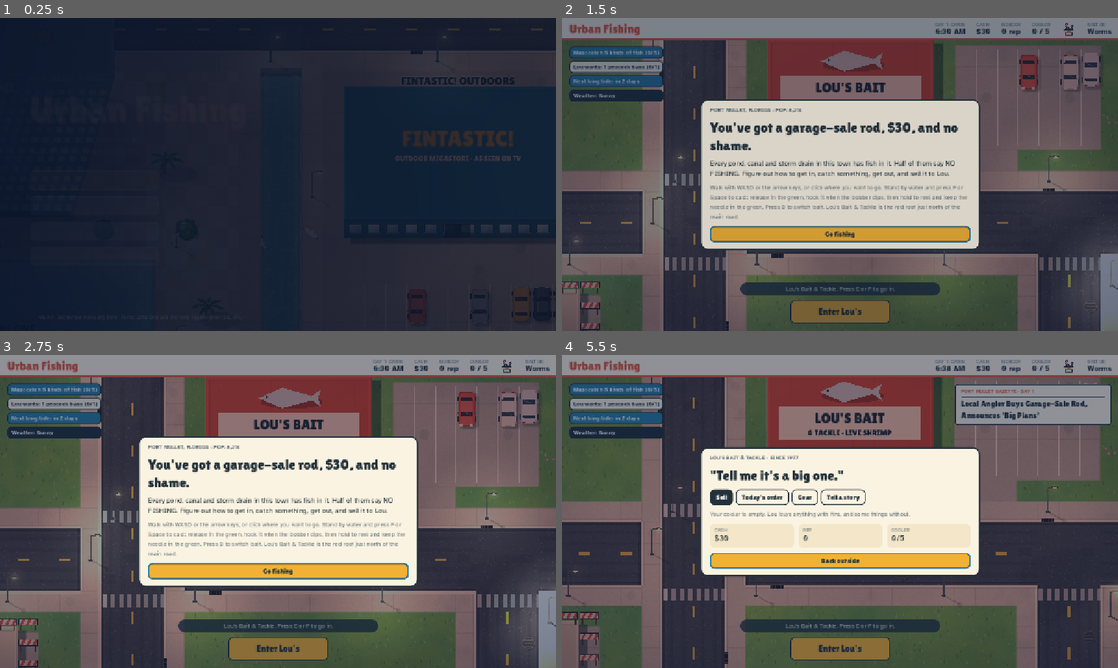
Above: before the commit, frames 1-4 (two rows, left to right).
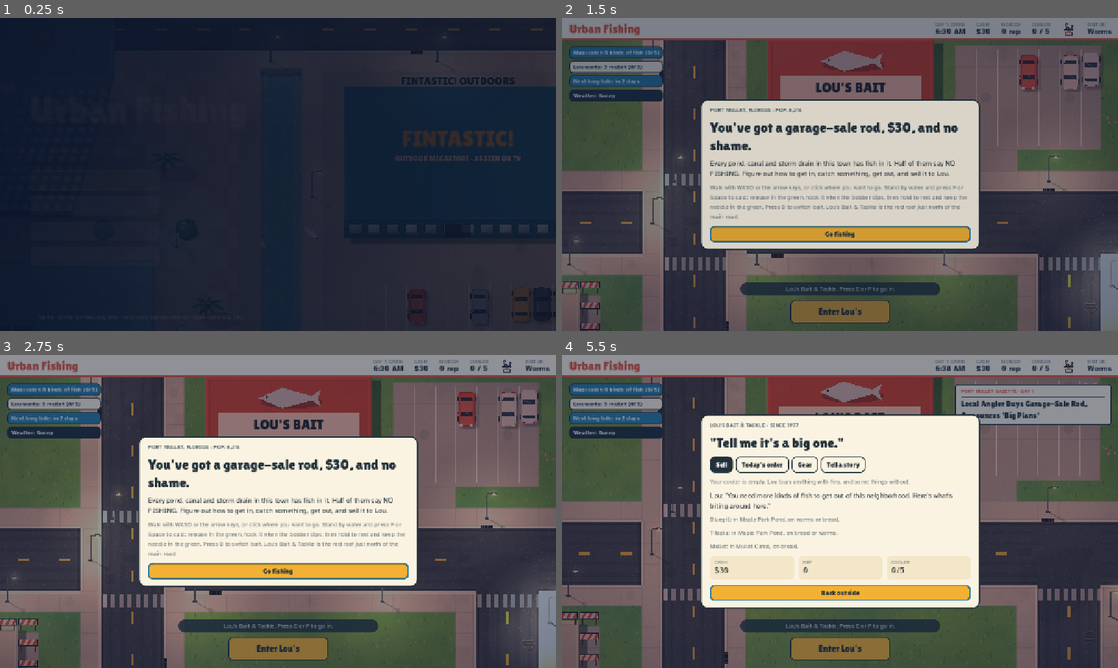
Above: after the commit, the same moments.

Repository: Paulrizzoli/urban-fishing
Game: Godot game, scene res://scenes/main.tscn
Same seed, same stepped clock (60 frames per second), same inputs: the game is played once before the commit and once after it.
Inputs (mouse positions are in pixels of both pictures, inside the frame that each line leads up to):
- Up to frame 1 (0.25 s): no input
- Up to frame 2 (1.5 s): click "New game" at 0.5 s; click "Enter Lou's" at 1.25 s
- Up to frame 3 (2.75 s): click "Enter Lou's" at 2 s
- Up to frame 4 (5.5 s): click "Go fishing" at 2.75 s; tap E at 3.5, 3.6, 5.3 s; move the mouse to (962, 495) at 3.52 s; hold Right 3.53-4.25 s; click (962, 495) at 3.67 s; tap Space at 3.77, 4.07 s; drag from (728, 527) to (812, 574) at 4.27 s; move the mouse to (895, 442) at 5.02 s; hold Right from 5.03 s (still down); tap F at 5.1 s; click (895, 442) at 5.17 s

The runs differ from the first frame. In frame 2, less than 0.1% of the frame differs, in the area x 7-19%, y 9-27%; in frame 3, less than 0.1%; in frame 4, 20%, in the area x 7-76%, y 9-82%.

Commit message:
Get out of the starter area: manholes, golf course open, easy first orders, Lou's note on day 7 (v0.9.8)
Co-Authored-By: Claude Opus 5.5 <noreply@anthropic.com>
Claude-Session: https://claude.ai/code/session_01RiRsECttNznLJey7u5yuFC

Diff:
--- a/godot/data/spots.json
+++ b/godot/data/spots.json
@@ -31,7 +31,7 @@
     ],
     "pp": 4,
     "pull": 0.5,
-    "r": 18
+    "r": 26
    },
    {
     "n": "Channel Catfish",
--- a/godot/project.godot
+++ b/godot/project.godot
@@ -5,7 +5,7 @@
 
 config/name="Urban Fishing"
 config/description="A Florida fishing-and-sneaking game set in Port Mullet."
-config/version="0.9.7"
+config/version="0.9.8"
 run/main_scene="res://scenes/main.tscn"
 config/features=PackedStringArray("4.4", "GL Compatibility")
 
--- a/godot/scripts/fishing.gd
+++ b/godot/scripts/fishing.gd
@@ -47,6 +47,12 @@
 var holding := false
 var pull := 0              # -1 / 0 / 1 from the arrow keys
 var turn := 0
+# manholes: every cover drawn in the street can be pried up and fished with Lou's pry bar
+var manholes: Array = []   # tile centres, worked out once from the street tiles
+var manhole := -1          # the manhole being fished, or -1
+var bite_at := 0.0
+var hold_t := 0.0
+const MANHOLE_TRIES := 3
 
 func _ready() -> void:
 	for y in Town.MH:
@@ -59,6 +65,50 @@
 			if Town.floodable[i]:
 				if not regtiles.has(7): regtiles[7] = []
 				regtiles[7].append(Vector2i(x, y))
+			if is_manhole_tile(x, y): manholes.append(Vector2(x + 0.5, y + 0.5))
+
+## The same test the street art uses to draw a manhole cover, so every cover you can see is one you can fish.
+static func is_manhole_tile(x: int, y: int) -> bool:
+	if Town.tile[Town.idx(x, y)] != Town.T.ROAD or Town.in_bridge(x, y): return false
+	var h := Town.hash2(x, y)
+	return h > 0.4 and h < 0.406
+
+## The manhole the player is standing at, or -1.
+func manhole_near() -> int:
+	if player.in_boat(): return -1
+	for i in manholes.size():
+		var m: Vector2 = manholes[i]
+		if m.distance_to(player.position) < 1.25 and Unlocks.open_p(m): return i
+	return -1
+
+func start_manhole(i: int) -> void:
+	if not Game.S.gear.has("prybar"): emit_signal("message", "The cover's too heavy to lift by hand. Lou sells a pry bar for $15."); return
+	if Game.S.cooler.size() >= Game.S.cooler_cap: emit_signal("message", "Cooler's full. Sell at Lou's first."); return
+	var mh: Dictionary = Game.S.get("mh", {})
+	var r: Dictionary = mh.get(str(i), {})
+	if not r.is_empty() and int(r.day) == int(Game.S.day) and int(r.n) >= MANHOLE_TRIES:
+		emit_signal("message", "Nothing else down this one today. Try another manhole."); return
+	player.path.clear()
+	manhole = i; bob = manholes[i]; spot = 8; state = "wait"; t = 0.0; wait_t = 0.0; quiet = true; target = null; blind = false; twitch = 0.0; hold_t = 0.0
+	bite_at = randf_range(2.5, 7.0); splash = 0.35; splash_big = false
+	player.face = (bob - player.position).angle()
+	Game.S.visited["8"] = 1
+	Sound.play("cast"); Sound.play_later("plop", 0.3, -4.0)
+	emit_signal("message", "You pry up the cover and drop a line into the dark.")
+
+func _manhole_wait(dt: float) -> void:
+	t += dt; twitch -= dt
+	if holding:
+		hold_t += dt
+		if hold_t > 0.5: state = "idle"; holding = false; emit_signal("message", "You pull your line back up."); return
+	else: hold_t = 0.0
+	if t >= bite_at - (1.5 if twitch > 0 else 0.0):
+		var f = pick_fish(8, func(_x): return true)
+		if f == null: return
+		fish = f; fw = fish_weight(f); blind = true; state = "nibble"; t = 0.0; nib = randf_range(0.3, 1.0); Sound.play("nibble")
+		if not Game.S.has("mh") or not (Game.S.mh is Dictionary): Game.S.mh = {}
+		var r: Dictionary = Game.S.mh.get(str(manhole), {})
+		Game.S.mh[str(manhole)] = { "day": Game.S.day, "n": (int(r.n) if not r.is_empty() and int(r.day) == int(Game.S.day) else 0) + 1 }
 
 func flooded_at(x: int, y: int) -> bool: return Town.inb(x, y) and Town.floodable[Town.idx(x, y)] and Game.flooded()
 func is_water(p: Vector2) -> bool:
@@ -235,13 +285,14 @@
 	target = null
 
 func cancel() -> void:
-	drop_target(0); state = "idle"; holding = false; fish = null
+	drop_target(0); state = "idle"; holding = false; fish = null; manhole = -1
 
 func action_down() -> void:
 	match state:
 		"power": release_cast()
 		"wait":
 			twitch = 1.4; holding = true
+			if manhole >= 0: splash = 0.25; splash_big = false; return
 			var a: float = (player.position - bob).angle()
 			var n: Vector2 = bob + Vector2.from_angle(a) * 0.3
 			if is_water(n): bob = n
@@ -257,6 +308,7 @@
 			shore = player.position + Vector2.from_angle(a) * 0.9
 			perp = Vector2(-sin(a), cos(a))
 			if perp.x < -0.2 or (absf(perp.x) <= 0.2 and perp.y < 0): perp = -perp
+			if manhole >= 0: shore = bob0; perp = Vector2.ZERO
 			if target != null: target.hooked = true
 		"reel": holding = true
 
@@ -280,6 +332,7 @@
 			if tgt != null and (tgt.get("gone", false) or tgt.get("leaving", false) or tgt.get("hooked", false)): tgt = null
 			green = clampf((tgt.pos.distance_to(player.position) - MINR) / (MAXR - MINR), 0, 1) if tgt != null else 0.55
 			player.face = aim
+		"wait" when manhole >= 0: _manhole_wait(dt)
 		"wait":
 			t += dt; wait_t += dt; twitch -= dt
 			if holding:
@@ -342,7 +395,7 @@
 			elif progress <= 0:
 				state = "idle"; holding = false; drop_target(20); emit_signal("message", "It got away."); Sound.play("splash")
 			elif progress >= 1: _land()
-	if state == "idle": bob = null
+	if state == "idle": bob = null; manhole = -1
 	queue_redraw()
 
 func _land() -> void:
@@ -360,6 +413,18 @@
 		"mutant": f.get("mutant", false), "pull": f.pull })
 
 # ---------- drawing ----------
+## The manhole you're fishing: a black hole in the street with the cover slid off to one side.
+func _draw_open_manhole(ci: CanvasItem, m: Vector2) -> void:
+	ci.draw_circle(m + Vector2(0.03, 0.04), 0.33, Color(0, 0, 0, 0.3))
+	ci.draw_circle(m, 0.3, Color("#0b0c0d"))
+	ci.draw_arc(m, 0.3, 0, TAU, 24, Color("#3a3d41"), 0.05)
+	var c := m + Vector2(0.55, 0.32)
+	ci.draw_circle(c + Vector2(0.03, 0.04), 0.3, Color(0, 0, 0, 0.25))
+	ci.draw_circle(c, 0.3, Color("#5a5c5e"))
+	ci.draw_circle(c, 0.25, Color("#3e4042"))
+	for k in range(-2, 3): ci.draw_rect(Rect2(c.x - 0.2, c.y + k * 0.08 - 0.015, 0.4, 0.03), Color(0.55, 0.55, 0.56, 0.5))
+	ci.draw_arc(c, 0.3, PI * 1.1, PI * 1.6, 8, Color(1, 1, 1, 0.15), 0.03)
+
 func _draw() -> void:
 	var dk := Game.darkness()
 	var cam_rect := get_viewport().get_canvas_transform().affine_inverse() * get_viewport_rect()
@@ -398,6 +463,7 @@
 		ci.draw_circle(l, 0.07, Color("#8fd19e") if ok else Color.WHITE)
 		return
 	if state == "idle" or bob == null: return
+	if manhole >= 0: _draw_open_manhole(ci, manholes[manhole])
 	var b: Vector2 = bob
 	var dip := 0.0
 	if state == "wait": dip = sin(now * 3) * 0.04
--- a/godot/scripts/game.gd
+++ b/godot/scripts/game.gd
@@ -59,7 +59,7 @@
 	return { "day": 1, "min": 6 * 60 + 30.0, "cash": 30, "rep": 0, "x": 48.5, "y": 33.2, "face": PI / 2, "gear": {}, "cooler_cap": 5,
 		"cooler": [], "journal": {}, "bait": "worms", "started": false, "news": [],
 		"boat": false, "boat_kind": "kayak", "parked": {}, "offenses": {}, "order": {}, "park_day": 0, "swept_day": 0, "story": {}, "story_day": 0, "story_told": false,
-		"tips_heard": 0, "rosa": 0, "visited": {}, "busts": 0, "unlock": 1, "parts": {}, "lures": {}, "picked": {} }.merged(Story.fresh_state())
+		"tips_heard": 0, "rosa": 0, "visited": {}, "busts": 0, "unlock": 1, "parts": {}, "lures": {}, "picked": {}, "mh": {} }.merged(Story.fresh_state())
 
 func save_path(n := slot) -> String: return SLOT_PATHS[clampi(n, 1, SLOTS) - 1]
 
@@ -186,7 +186,22 @@
 		var need: String = o.get("need", "")
 		if (need == "" or (need == "downtown" and S.visited.has("dt")) or S.gear.has(need)) and order_possible(o): pool.append(i)
 	if pool.is_empty(): pool = [0]
+	# until the first part of town opens, Lou only asks for things you can catch with what you start with
+	if Unlocks.step() == 1:
+		var easy := pool.filter(func(i): return order_easy(orders[i]))
+		if not easy.is_empty(): pool = easy
 	S.order = { "day": S.day, "i": pool.pick_random(), "done": false }
+## True if a common fish in the open part of town fills the order in daylight, on worms or bread.
+func order_easy(o: Dictionary) -> bool:
+	for sid in spots:
+		if not Unlocks.spot_open(sid) or (sid == 8 and not S.gear.has("prybar")) or sid in Unlocks.GUARDED: continue
+		for f in spots[sid].fish:
+			if f.get("legend", false) or f.get("release", false) or float(f.r) < 10: continue
+			if f.has("t") and not ("day" in f.t): continue
+			var pref: Variant = baitpref.get(f.n)
+			if pref != null and not ("worms" in pref or "bread" in pref): continue
+			if order_match(o, { "n": f.n, "junk": f.get("junk", false), "w": float(f.w[1]) * 0.8, "spot": sid }): return true
+	return false
 ## True if some fish in the open part of town could fill the order.
 func order_possible(o: Dictionary) -> bool:
 	for sid in spots:
--- a/godot/scripts/hud.gd
+++ b/godot/scripts/hud.gd
@@ -221,10 +221,11 @@
 	var col := SUN
 	match st:
 		"idle":
-			label = { "fish": "Cast", "shop": "Enter Lou's", "home": "Go inside", "marina": "Enter the marina", "oldtimer": "Talk to the old-timer", "rosa": "Talk to Rosa", "bus": "Ride the bus", "part": "Pick it up" }.get(near, "")
+			label = { "fish": "Cast", "shop": "Enter Lou's", "home": "Go inside", "marina": "Enter the marina", "oldtimer": "Talk to the old-timer", "rosa": "Talk to Rosa", "bus": "Ride the bus", "part": "Pick it up",
+				"manhole": "Fish the manhole" if S.gear.has("prybar") else "Lift the cover" }.get(near, "")
 			if near in ["oldtimer", "rosa", "marina", "bus", "part"]: col = TEAL
 		"power": label = "Release!"
-		"wait": label = "Retrieving…" if fishing.holding else "Twitch the lure"; col = PAPER
+		"wait": label = ("Pulling up…" if fishing.holding else "Jig the line") if fishing.manhole >= 0 else "Retrieving…" if fishing.holding else "Twitch the lure"; col = PAPER
 		"nibble": label = "Wait for it…"; col = PAPER
 		"bite": label = "HOOK IT!"; col = CORAL
 		"reel": label = "Reeling…" if fishing.holding else "Hold to reel"; col = CORAL if fishing.holding else SUN
@@ -240,9 +241,10 @@
 	else:
 		var m := ""
 		match st:
-			"idle": m = { "fish": "Cooler's full. Sell at Lou's." if  …(394 unchanged characters)… y on the ground. Press E to pick it up." }.get(near, "")
+			"idle": m = { "fish": "Cooler's full. Sell at Lou's." if  …(394 unchanged characters)… y on the ground. Press E to pick it up.",
+				"manhole": ("Cooler's full. Sell at Lou's." if S.cooler.size() >= S.cooler_cap else "A manhole. Press F to drop a line down it.") if S.gear.has("prybar") else "A manhole. The cover's too heavy. Lou sells a pry bar." }.get(near, "")
 			"power": m = "Release in the green to land right on the fish. ◀ ▶ or click the water to aim." if fishing.tgt != null else "No fish in line. ◀ ▶ to aim at a shadow, or click the water."
-			"wait": m = "Something's coming over…" if fishing.target != null else "Tap to twitch the lure. Hold to reel it back in."
+			"wait": m = "Tap to jig the line. Hold to pull it back up." if fishing.manhole >= 0 else "Something's coming over…" if fishing.target != null else "Tap to twitch the lure. Hold to reel it back in."
 			"nibble": m = "It's nibbling… wait for the big dip."
 			"bite": m = "NOW!"
 			"reel": m = "Hold to reel. Keep the needle in the green. Pull ◀ ▶ against the fish."
--- a/godot/scripts/main.gd
+++ b/godot/scripts/main.gd
@@ -62,7 +62,7 @@
 		if a.begins_with("--shot="): test_shot = a.substr(7)
 		if a.begins_with("--boat="): Game.S.boat = true; Game.S.boat_kind = a.substr(7); Game.S.gear.kayak = 1; Game.S.gear.skiff = 1
 		if a.begins_with("--day="): Game.S.day = int(a.substr(6)); Game.S.min += (Game.S.day - 1) * 1440.0
-		if a.begins_with("--story="): Game.S.saga.ch = int(a.substr(8)) - 1; Game.S.saga.done = int(a.substr(8)) > 1; Game.S.day = maxi(int(Game.S.day), 3)
+		if a.begins_with("--story="): Game.S.saga.ch = int(a.substr(8)) - 1; Game.S.saga.done = int(a.substr(8)) > 1; Game.S.day = maxi(int(Game.S.day), Story.NOTE_DAY)
 		if a == "--gear=all":
 			for g in Game.gear: Game.S.gear[g.id] = 1
 			Game.S.cooler_cap = 30; Game.S.cash = 2000
@@ -193,6 +193,7 @@
 	guards.busted.connect(_busted)
 	Game.new_day.connect(_on_new_day)
 	if Game.cur_order() == null: Game.new_order()
+	elif Unlocks.step() == 1 and not Game.S.order.done and not Game.order_easy(Game.cur_order()): Game.new_order()
 	var line := Drawer.make(fishing.draw_line_layer, 0, true)
 	line.z_index = 5
 	world.add_child(line)
@@ -381,6 +382,7 @@
 		elif player.position.distance_to(ROSA) < 1.6: near = "rosa"
 		elif Crafting.near(player.position) >= 0: near = "part"
 		elif Story.bus_near(player.position) >= 0: near = "bus"
+		elif fishing.manhole_near() >= 0: near = "manhole"
 		elif fishing.near_water(): near = "fish"
 	hud.boat_text = ""
 	if fishing.state == "idle":
@@ -611,6 +613,7 @@
 			var pi := Crafting.near(player.position)
 			if pi >= 0: Sound.play("ui_click"); hud.flash(Crafting.pick(pi))
 		elif near == "bus": open_bus(Story.bus_near(player.position))
+		elif near == "manhole": fishing.start_manhole(fishing.manhole_near())
 		elif near == "fish": fishing.start_cast()
 		return
 	fishing.action_down()
@@ -716,6 +719,11 @@
 							func(ci, r): ItemIcons.draw_catch(ci, cc, r)])
 				parts.append(["row", [["Sell everything for " + Game.money(total), _sell_all, true, "go"]]])
 			last_sale = 0
+			if Unlocks.step() == 1 and Story.species_got() < Unlocks.SPECIES_2:
+				var tips := Unlocks.lou_tips(3)
+				if not tips.is_empty():
+					parts.append(["p", "Lou: \"You need more kinds of fish to get out of this neighborhood. Here's what's biting around here.\""])
+					for tp in tips: parts.append(["sub", tp])
 		"order":
 			var o = Game.cur_order()
 			if o == null: parts.append(["sub", "No order today."])
@@ -724,6 +732,8 @@
 				var have := Game.order_matches().size()
 				parts.append(["quote", "\"%s\"" % o.t])
 				parts.append(["p", "Pays %s and +3 rep, today only. You have %d of %d in your cooler." % [Game.money(o.pay), mini(have, int(o.count)), int(o.count)]])
+				var tip := Unlocks.order_tip(o)
+				if tip != "" and o.match.get("spot", 0) != 8: parts.append(["sub", "Lou's tip: " + tip])
 				parts.append(["row", [["Hand it over" if have >= o.count else "Not enough yet", _fill_order, have >= o.count, "go"]]])
 		"gear":
 			parts.append(_kit_part())
--- a/godot/scripts/story.gd
+++ b/godot/scripts/story.gd
@@ -4,6 +4,8 @@
 ## the Mullet Bay Slam tournament, and the Port Mullet Gazette. All state lives in Game.S.
 
 const DEBT := 5000
+## The day Chad Brickell turns up at Lou's with the note and the story starts.
+const NOTE_DAY := 7
 
 const SAGA := [
 	{},
@@ -92,7 +94,7 @@
 		return "Story: " + c.goal
 	var a := act2_cur()
 	if not a.is_empty(): return "Story: head back to Lou's" if Game.S.act2.done else "Act II: " + a.goal
-	if Game.S.started and int(S.ch) == 0 and int(Game.S.day) >= 3: return "Lou called. Stop by the shop"
+	if Game.S.started and int(S.ch) == 0 and int(Game.S.day) >= NOTE_DAY: return "Lou called. Stop by the shop"
 	if Game.S.saga.finished and int(Game.S.act2.ch) == 0 and int(Game.S.day) > int(Game.S.saga.fin_day): return "Lou wants you to see something on TV"
 	return ""
 
@@ -156,7 +158,7 @@
 	var S: Dictionary = Game.S.saga
 	if not Game.S.started or S.finished: return []
 	if int(S.ch) == 0:
-		if int(Game.S.day) < 3: return []
+		if int(Game.S.day) < NOTE_DAY: return []
 		S.ch = 1; S.done = false; S.paid_ch = 0; Game.save_game()
 		return _saga_card(0, 1)
 	if not S.done or saga_cur().is_empty(): return []
@@ -241,7 +243,7 @@
 		else: out.append(["sub", "Lou keeps glancing at the TV over the counter. Come back tomorrow."])
 		return out
 	if c.is_empty():
-		return [["sub", "Lou seems worried about something. Come back in a bit." if int(Game.S.day) >= 3 else "Lou's counting the till and humming. Business as usual."]]
+		return [["sub", "Lou seems worried about something. Come back in a bit." if int(Game.S.day) >= NOTE_DAY else "Lou's counting the till and humming. Business as usual."]]
 	var can := mini(int(Game.S.cash), int(S.left))
 	var out := [["goal", "Chapter %d: %s" % [int(S.ch), c.t], "Done!" if S.done else "In progress", float(paid) / DEBT, goal_text().trim_prefix("Story: ")],
 		["kv", [["Owed to Chad", Game.money(S.left)], ["Paid back", Game.money(paid)], ["Your cash", Game.money(Game.S.cash)]]]]
--- a/godot/scripts/unlocks.gd
+++ b/godot/scripts/unlocks.gd
@@ -1,11 +1,11 @@
 class_name Unlocks
 ## The town opens up in four steps, so a new player isn't dropped into the whole map at once.
-##   1. Home waters: home, Lou's, Maple Park Pond and Mullet Canal (everything north of the
-##      canal road), but not the golf course or the koi plaza.
+##   1. Home waters: home, Lou's, Maple Park Pond, Mullet Canal, the manholes in those streets
+##      and the Pelican Point golf course (everything north of the canal road), but not the koi plaza.
+##      The old-timer by the pond tells you about the gap in the golf course fence from day one.
 ##   2. Catch 5 kinds of fish and fill one of Lou's orders: the public water opens (Back Canal,
 ##      Low Street, downtown, the river, Bayfront Park, Mullet Bay and the marina).
-##   3. Catch 10 kinds of fish: Lou's sneaking lesson, and the golf course, the koi pond and
-##      Heron Lakes open.
+##   3. Catch 10 kinds of fish: Lou's sneaking lesson, and the koi pond and Heron Lakes open.
 ##   4. Land a fish from a guarded spot: everything else (power station, storm drain,
 ##      Sunsplash, the airport, Marlowe Tower and offshore).
 ## Game.S.unlock holds the step. Saves from before this existed load fully open.
@@ -15,7 +15,7 @@
 const SPECIES_3 := 10
 const GUARDED := [3, 4, 11]              # Pelican Point, the koi pond, Heron Lakes
 ## spot (region id) -> the step that opens it
-const SPOT_STEP := { 1: 1, 2: 1, 3: 3, 4: 3, 5: 4, 6: 4, 7: 2, 8: 4, 9: 2, 10: 4, 11: 3, 12: 4, 13: 2, 14: 2, 15: 4, 16: 4, 17: 2 }
+const SPOT_STEP := { 1: 1, 2: 1, 3: 1, 4: 3, 5: 4, 6: 4, 7: 2, 8: 1, 9: 2, 10: 4, 11: 3, 12: 4, 13: 2, 14: 2, 15: 4, 16: 4, 17: 2 }
 const NEWS := ["", "", "Road Crews Reopen Canal Road; Downtown 'Technically Reachable Again'",
 	"Golf Course Groundskeeper Reports 'Shadowy Figure With Tackle Box'", "Last 'Road Closed' Sign Removed; Port Mullet Fully Open, Officials Confirm"]
 
@@ -31,7 +31,7 @@
 			var i := Town.idx(x, y)
 			var z: int = Town.zone[i]
 			var s := 1 if y < 58 else 2
-			if z in [1, 2, 6]: s = 3
+			if z in [2, 6]: s = 3
 			elif z in [3, 4, 5, 7, 8]: s = 4
 			if Town.tile[i] == Town.T.DEEP: s = 4
 			need[i] = s
@@ -58,6 +58,41 @@
 		3: return "To open the whole town: land a fish at the golf course, the koi pond or Heron Lakes"
 	return ""
 
+const BAIT_WORDS := { "worms": "worms", "shrimp": "live shrimp", "lure": "a spinner lure", "hotdog": "hot dogs", "bread": "bread", "squid": "squid" }
+const TIME_WORDS := { "day": "by day", "low": "at dawn and dusk", "night": "at night" }
+
+## How Lou would tell you to catch a fish: where, on what, and when.
+static func how_to_catch(f: Dictionary, sid: int) -> String:
+	var where: String = "down a manhole (with a pry bar)" if sid == 8 else "in " + str(Game.spots[sid].name)
+	var out := "%s: %s" % [f.n, where]
+	var pref: Variant = Game.baitpref.get(f.n)
+	if pref != null: out += ", on " + " or ".join(pref.map(func(b): return BAIT_WORDS.get(b, b)))
+	if f.has("t"): out += ", " + " or ".join(f.t.map(func(b): return TIME_WORDS.get(b, b)))
+	return out + "."
+
+## Lou's pointers to the fish you haven't caught yet in the part of town that's open, easiest first.
+static func lou_tips(n := 4) -> Array:
+	var seen := {}
+	var lst := []
+	for sid in Game.spots:
+		if not spot_open(sid): continue
+		for f in Game.spots[sid].fish:
+			if f.get("junk", false) or f.get("legend", false) or Game.S.journal.has(f.n) or seen.has(f.n): continue
+			seen[f.n] = true
+			lst.append([float(f.r) * (0.5 if f.has("t") else 1.0), how_to_catch(f, sid)])
+	lst.sort_custom(func(a, b): return a[0] > b[0])
+	return lst.slice(0, n).map(func(x): return x[1])
+
+## Where and how to catch something that fills Lou's order, or "".
+static func order_tip(o: Dictionary) -> String:
+	var best := []
+	for sid in Game.spots:
+		if not spot_open(sid): continue
+		for f in Game.spots[sid].fish:
+			if f.get("legend", false) or f.get("junk", false) or f.get("release", false): continue
+			if Game.order_match(o, { "n": f.n, "junk": false, "w": float(f.w[1]) * 0.8, "spot": sid }) and (best.is_empty() or float(f.r) > best[0]): best = [float(f.r), how_to_catch(f, sid)]
+	return "" if best.is_empty() else best[1]
+
 ## Short form for the top-left chip.
 static func chip() -> String:
 	match step():
@@ -70,8 +105,9 @@
 	return ""
 
 ## Records a guarded catch; the step itself moves on in ready().
+## A golf course fish caught before step 3 doesn't count yet, so the koi pond and Heron Lakes get a turn.
 static func on_catch(c: Dictionary) -> void:
-	if int(c.spot) in GUARDED: Game.S.guarded_catch = true
+	if int(c.spot) in GUARDED and step() >= 3: Game.S.guarded_catch = true
 
 ## True when the player has earned the next step.
 static func ready() -> bool:
@@ -95,9 +131,9 @@
 			["sub", "Open now: Back Canal, Low Street at king tide, the Downtown River, Bayfront Park, Mullet Bay, the pier and the marina. Take the $2 bus out front if it's too far to walk."],
 			["row", ok]]
 		3: return [["h3", "Map unlocked · Lou's Bait & Tackle"], ["h2", "\"Time you learned to sneak.\""],
-			["p", "\"Ten kinds of fish. Now the good water is behind a fence. Start with Pelican Point, the golf course. The groundskeeper's got a cone where he's looking. Stay out of it.\""],
-			["quote", "\"See the yellow cone in front of a guard? That's where he's looking. Walls, buildings and trees block it, and bushes hide you. A golf polo gets you past him by day, and he goes home at 7 PM.\""],
-			["sub", "Open now: Pelican Point Lake, the Sunrise koi pond and Heron Lakes. Get caught and you pay a fine that goes up every time."],
+			["p", "\"Ten kinds of fish. Now the good water is behind a fence. You've seen the golf course. The koi pond at Sunrise Executive Park and Heron Lakes are next. Every guard's got a cone where he's looking. Stay out of it.\""],
+			["quote", "\"See the yellow cone in front of a guard? That's where he's looking. Walls, buildings and trees block it, and bushes hide you. A disguise from Lou's gets you past most of them by day, and plenty of them go home at night.\""],
+			["sub", "Open now: the Sunrise koi pond and Heron Lakes. Land a fish at either one, or at the golf course, to open the rest of town. Get caught and you pay a fine that goes up every time."],
 			["row", ok]]
 		4: return [["h3", "Map unlocked · the whole town"], ["h2", "\"Nobody saw a thing.\""],
 			["p", "\"You fished a guarded pond and walked out with the fish,\" Lou says. \"Then you're ready for the rest of it.\""],
Not shown, changed: godot/export_presets.cfg
Not shown, changed: CHANGELOG.md
